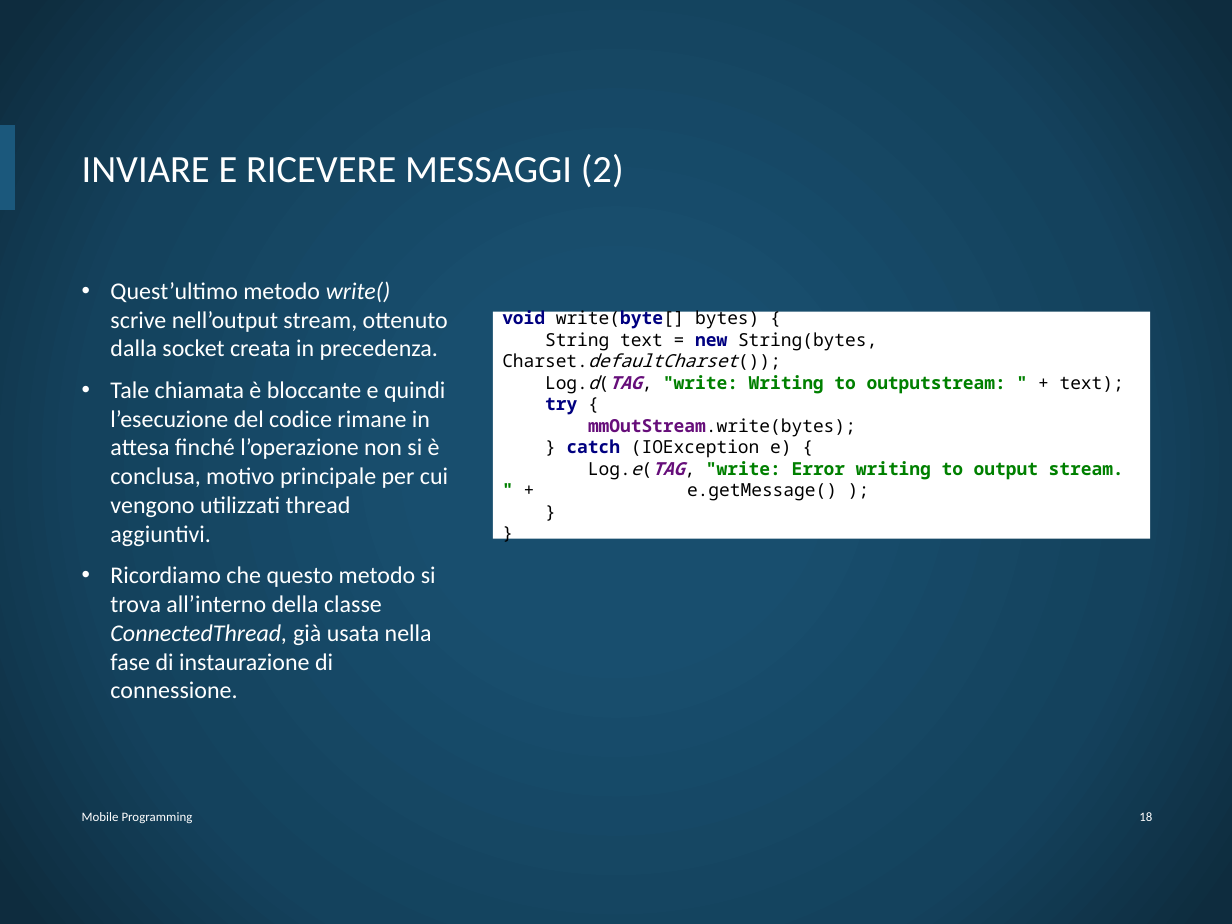
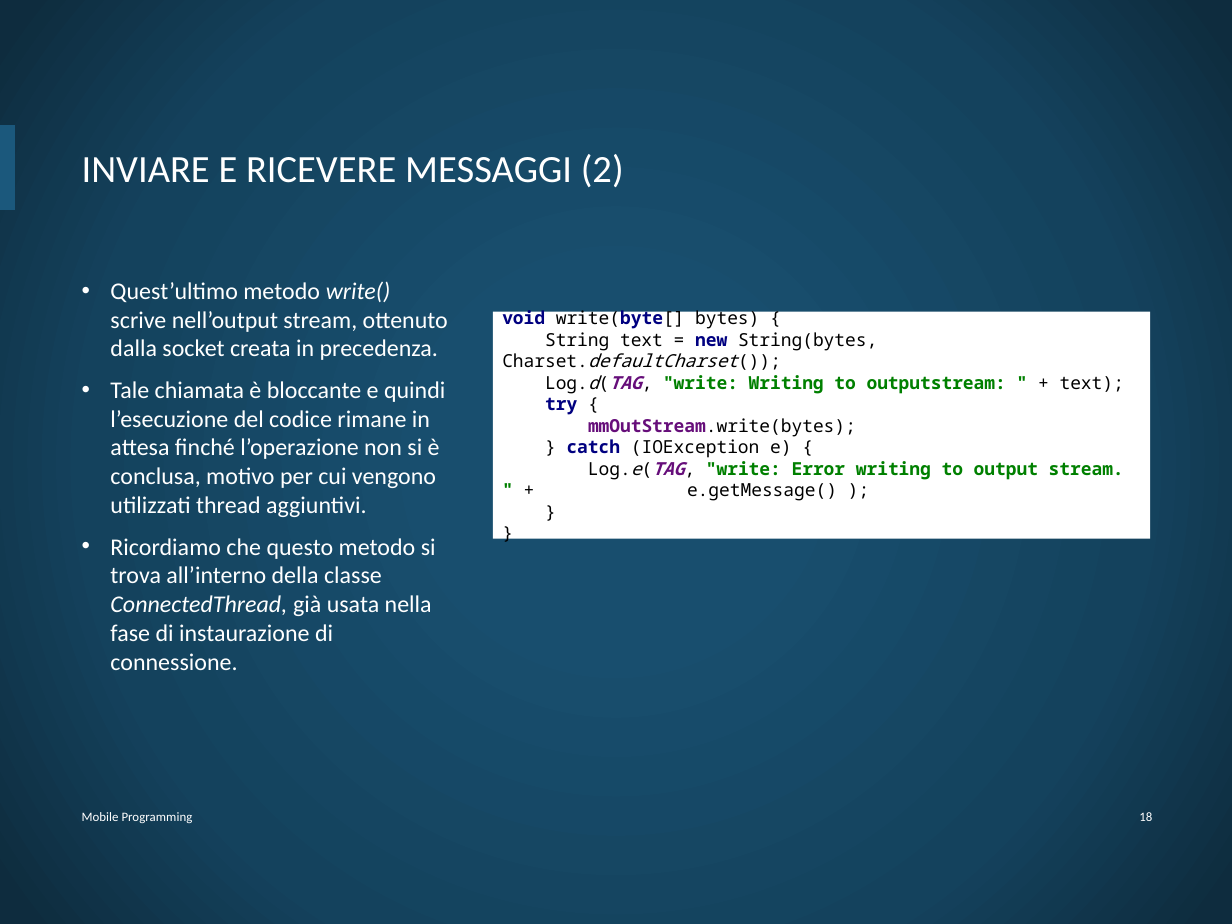
Before and after one commit to DiBattistaMattia/esoneroMP, a slide deck: slide 19 of esoneroMP.pptx. Drawn at 1232x924 pixels with LibreOffice and Linux fonts; fonts in the diff are those of the drawing; background and template pictures are left out. Boxes give left, top, right and bottom in pixels: in the first picture for what was removed or moved away, otherwise in the second. Text is boxed around its words. In the diff, an @@ line names an element or a change of style, - is before the commit and + after.

```diff
--- a/esoneroMP.pptx
+++ b/esoneroMP.pptx
@@ text at [110, 381, 445, 517]: text changed @@
-• Tale chiamata è bloccante e quindi l’esecuzione del codice rimane in attesa finché l’operazione non si è conclusa, motivo principale per cui vengono utilizzati thread aggiuntivi.
+• Tale chiamata è bloccante e quindi l’esecuzione del codice rimane in attesa finché l’operazione non si è conclusa, motivo per cui vengono utilizzati thread aggiuntivi.
```
Also in this commit, not shown: 13 other slides changed, 1 other file.
